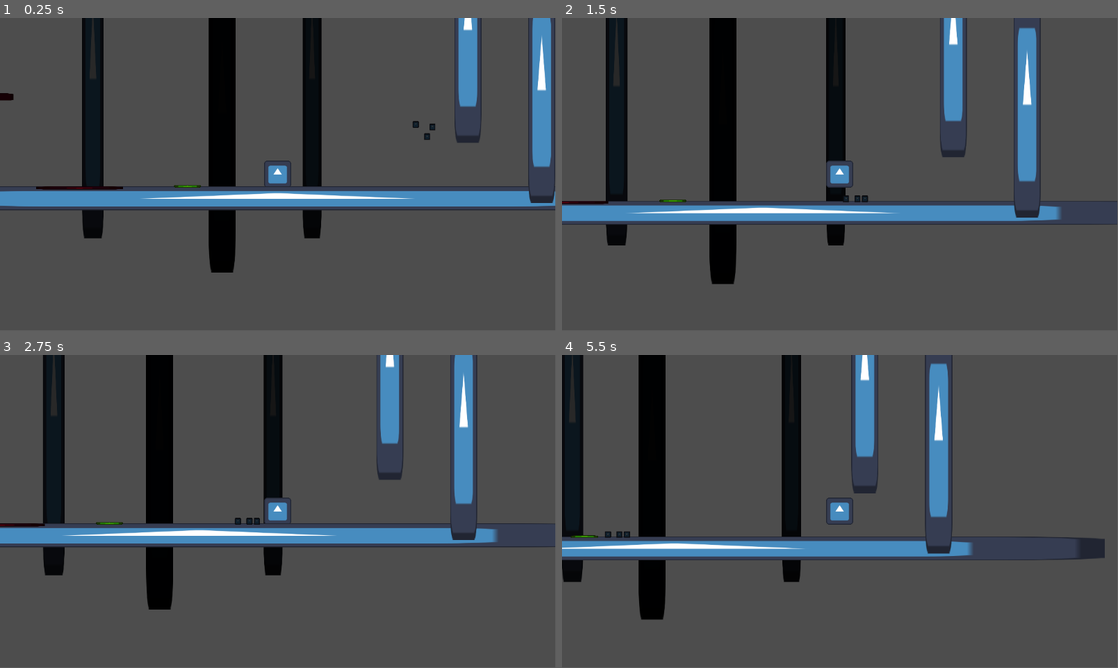
Above: before the commit, frames 1-4 (two rows, left to right).
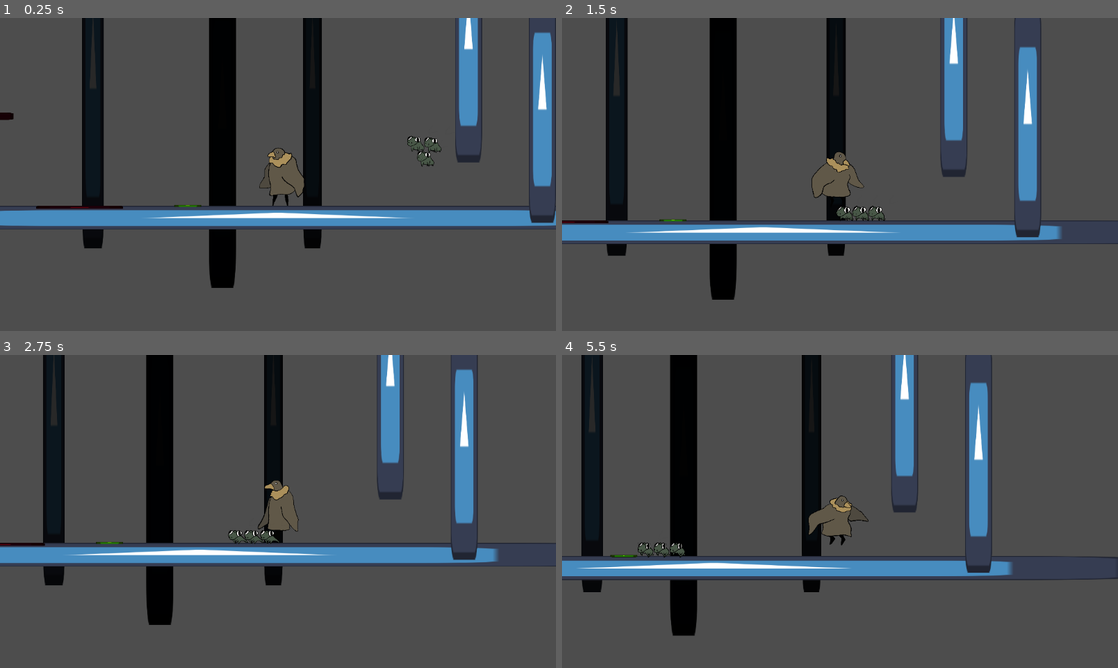
Above: after the commit, the same moments.

Repository: rio85/Ludum_Dare_56_tiny_creatures
Game: Godot game, scene res://lvls/lvl.tscn
Two runs of this game, one before a commit and one after it. Both use one fixed random seed, a clock stepped at 60 frames per second and the inputs below. The engine's default icon, where the game draws it, is replaced by a stand-in: a white triangle on a blue panel in a dark square.
Inputs:
- Up to frame 1 (0.25 s): no input
- Up to frame 2 (1.5 s): hold D (right) from 0.53 s (still down); tap Shift (dash) at 0.6 s; tap Space (jump) at 0.77, 0.8, 1.07, 1.35 s
- Up to frame 3 (2.75 s): tap Space (jump) at 1.52, 1.82, 2.3 s; tap Shift (dash) at 1.55, 2.1 s; release D (right) at 2.03 s; hold A (left) from 2.03 s (still down)
- Up to frame 4 (5.5 s): release A (left) at 2.78 s; hold D (right) 2.78-4.28 s; tap Ctrl (shoot) at 2.85 s; tap Space (jump) at 3.02, 3.32, 3.77, 3.8, 4.07, 4.35, 4.52, 4.82, 5.3 s; tap Shift (dash) at 3.05, 3.6, 4.55, 5.1 s; hold A (left) 4.28-5.03 s; hold D (right) from 5.03 s (still down)
In our replay, the window is 799x449 before the commit and 800x450 after it. These sizes can differ from the game's own. Grey fills any space a smaller window leaves; there, only what the larger window draws over its background counts as a difference.

The runs differ from the first frame. In frame 1, 14% of the frame differs, in the area x 0-100%, y 0-87%; in frame 2, 13%; in frame 3, 13%; in frame 4, 32%, in the area x 0-100%, y 0-90%.

Commit message:
Art Characters Added
added

Diff:
--- a/project.godot
+++ b/project.godot
@@ -15,6 +15,10 @@
 run/main_scene="res://lvls/lvl.tscn"
 config/features=PackedStringArray("4.3", "GL Compatibility")
 config/icon="res://icon.svg"
+
+[display]
+
+window/stretch/mode="viewport"
 
 [input]
 
--- a/scenes/player.tscn
+++ b/scenes/player.tscn
@@ -1,21 +1,147 @@
-[gd_scene load_steps=4 format=3 uid="uid://cj4q8beomru57"]
+[gd_scene load_steps=25 format=3 uid="uid://cj4q8beomru57"]
 
 [ext_resource type="Script" path="res://scripts/player.gd" id="1_l6js5"]
 [ext_resource type="Texture2D" uid="uid://bphfbkrcb6v2m" path="res://icon.svg" id="2_y1oc5"]
+[ext_resource type="Texture2D" uid="uid://c3a67jx34nufk" path="res://art/BirdJump_-6.png" id="3_oh1vu"]
+[ext_resource type="Texture2D" uid="uid://bqbkcj6wuxad5" path="res://art/BirdJump_-7.png" id="4_rtdtx"]
+[ext_resource type="Texture2D" uid="uid://dbt0quqwv8m7b" path="res://art/BirdJump_-1.png" id="5_8jbga"]
+[ext_resource type="Texture2D" uid="uid://b7620ussp15h6" path="res://art/BirdJump_-2.png" id="6_777ww"]
+[ext_resource type="Texture2D" uid="uid://cx2lh74d5tdf2" path="res://art/BirdJump_-3.png" id="7_cy2sr"]
+[ext_resource type="Texture2D" uid="uid://dly3l1dc5ec02" path="res://art/BirdJump_-4.png" id="8_bhrla"]
+[ext_resource type="Texture2D" uid="uid://cvw2ktpqyk6qa" path="res://art/BirdJump_-5.png" id="9_jt7v8"]
+[ext_resource type="Texture2D" uid="uid://c0p5jw5tvyq7j" path="res://art/BirdJump_-8.png" id="10_2y5u8"]
+[ext_resource type="Texture2D" uid="uid://25t6al78jte8" path="res://art/BirdJump_-9.png" id="11_27org"]
+[ext_resource type="Texture2D" uid="uid://dsa3k714fisk8" path="res://art/BirdJump_-10.png" id="12_jeidv"]
+[ext_resource type="Texture2D" uid="uid://e3o8g427ocly" path="res://art/BirdWalk-1.png" id="13_no0yw"]
+[ext_resource type="Texture2D" uid="uid://bukiumbjc2ibl" path="res://art/BirdWalk-2.png" id="14_02bmi"]
+[ext_resource type="Texture2D" uid="uid://d4j0uh3uwsyum" path="res://art/BirdWalk-3.png" id="15_kwqq2"]
+[ext_resource type="Texture2D" uid="uid://c5nn085k6qqpu" path="res://art/BirdWalk-4.png" id="16_dmwsc"]
+[ext_resource type="Texture2D" uid="uid://ludhw8kutoe1" path="res://art/BirdWalk-5.png" id="17_756vh"]
+[ext_resource type="Texture2D" uid="uid://bfbisf2l5hlxr" path="res://art/BirdWalk-6.png" id="18_7upf8"]
+[ext_resource type="Texture2D" uid="uid://dvyqifi64d4cf" path="res://art/BirdWalk-7.png" id="19_j5tde"]
+[ext_resource type="Texture2D" uid="uid://bg2c2gt547icl" path="res://art/BirdWalk-8.png" id="20_vk0kh"]
+[ext_resource type="Texture2D" uid="uid://dgiduan5qtquv" path="res://art/BirdWalk-9.png" id="21_8suio"]
+[ext_resource type="Texture2D" uid="uid://dxasco77remhj" path="res://art/BirdWalk-10.png" id="22_tebqn"]
+
+[sub_resource type="SpriteFrames" id="SpriteFrames_1p5tg"]
+animations = [{
+"frames": [{
+"duration": 1.0,
+"texture": ExtResource("3_oh1vu")
+}, {
+"duration": 1.0,
+"texture": ExtResource("4_rtdtx")
+}],
+"loop": true,
+"name": &"air",
+"speed": 8.0
+}, {
+"frames": [{
+"duration": 1.0,
+"texture": ExtResource("5_8jbga")
+}],
+"loop": true,
+"name": &"idle",
+"speed": 5.0
+}, {
+"frames": [{
+"duration": 1.0,
+"texture": ExtResource("5_8jbga")
+}, {
+"duration": 1.0,
+"texture": ExtResource("6_777ww")
+}, {
+"duration": 1.0,
+"texture": ExtResource("7_cy2sr")
+}, {
+"duration": 1.0,
+"texture": ExtResource("8_bhrla")
+}, {
+"duration": 1.0,
+"texture": ExtResource("9_jt7v8")
+}, {
+"duration": 1.0,
+"texture": ExtResource("3_oh1vu")
+}],
+"loop": false,
+"name": &"jump",
+"speed": 12.0
+}, {
+"frames": [{
+"duration": 1.0,
+"texture": ExtResource("4_rtdtx")
+}, {
+"duration": 1.0,
+"texture": ExtResource("10_2y5u8")
+}, {
+"duration": 1.0,
+"texture": ExtResource("11_27org")
+}, {
+"duration": 1.0,
+"texture": ExtResource("12_jeidv")
+}],
+"loop": false,
+"name": &"jump_down",
+"speed": 12.0
+}, {
+"frames": [{
+"duration": 1.0,
+"texture": ExtResource("13_no0yw")
+}, {
+"duration": 1.0,
+"texture": ExtResource("14_02bmi")
+}, {
+"duration": 1.0,
+"texture": ExtResource("15_kwqq2")
+}, {
+"duration": 1.0,
+"texture": ExtResource("16_dmwsc")
+}, {
+"duration": 1.0,
+"texture": ExtResource("17_756vh")
+}, {
+"duration": 1.0,
+"texture": ExtResource("18_7upf8")
+}, {
+"duration": 1.0,
+"texture": ExtResource("19_j5tde")
+}, {
+"duration": 1.0,
+"texture": ExtResource("20_vk0kh")
+}, {
+"duration": 1.0,
+"texture": ExtResource("21_8suio")
+}, {
+"duration": 1.0,
+"texture": ExtResource("22_tebqn")
+}],
+"loop": true,
+"name": &"walk",
+"speed": 8.0
+}]
 
 [sub_resource type="CapsuleShape2D" id="CapsuleShape2D_6di6s"]
-radius = 57.0
-height = 126.0
+radius = 77.0
+height = 306.0
 
 [node name="player" type="CharacterBody2D"]
 script = ExtResource("1_l6js5")
 
 [node name="Sprite2D" type="Sprite2D" parent="."]
+visible = false
 texture = ExtResource("2_y1oc5")
+
+[node name="AnimatedSprite2D" type="AnimatedSprite2D" parent="."]
+scale = Vector2(0.5, 0.5)
+sprite_frames = SubResource("SpriteFrames_1p5tg")
+animation = &"walk"
+frame_progress = 0.492942
 
 [node name="CollisionShape2D" type="CollisionShape2D" parent="."]
 shape = SubResource("CapsuleShape2D_6di6s")
 
 [node name="Timer_wall" type="Timer" parent="."]
 
+[node name="RayCast2D" type="RayCast2D" parent="."]
+
 [connection signal="timeout" from="Timer_wall" to="." method="_on_timer_wall_timeout"]
--- a/scenes/tiny_creature_script.tscn
+++ b/scenes/tiny_creature_script.tscn
@@ -1,10 +1,55 @@
-[gd_scene load_steps=4 format=3 uid="uid://c6dhkcitl0xqp"]
+[gd_scene load_steps=13 format=3 uid="uid://c6dhkcitl0xqp"]
 
 [ext_resource type="Script" path="res://scripts/tiny_creature.gd" id="1_bx3xu"]
 [ext_resource type="Texture2D" uid="uid://bphfbkrcb6v2m" path="res://icon.svg" id="2_a4hf1"]
+[ext_resource type="Texture2D" uid="uid://b6mxmhokbvwqr" path="res://art/TinycreatureWalk_ 2.png" id="3_sbi8j"]
+[ext_resource type="Texture2D" uid="uid://cfpxg8qxstaqk" path="res://art/TinycreatureWalk_-1.png" id="4_xudg7"]
+[ext_resource type="Texture2D" uid="uid://dqmdqt3fwdugj" path="res://art/TinycreatureWalk_-2.png" id="5_u40mt"]
+[ext_resource type="Texture2D" uid="uid://wghy5dh0bxvc" path="res://art/TinycreatureWalk_-3.png" id="6_fgdv1"]
+[ext_resource type="Texture2D" uid="uid://cln3awpryobn2" path="res://art/TinycreatureWalk_-4.png" id="7_qp35d"]
+[ext_resource type="Texture2D" uid="uid://cnp76cayyylru" path="res://art/TinycreatureWalk_-5.png" id="8_k65i7"]
+[ext_resource type="Texture2D" uid="uid://cmcnhqkcp337e" path="res://art/TinycreatureWalk_-6.png" id="9_dyer6"]
+[ext_resource type="Texture2D" uid="uid://dhpkavc7rxnwx" path="res://art/TinycreatureWalk_-7.png" id="10_ii8r1"]
+
+[sub_resource type="SpriteFrames" id="SpriteFrames_wjk8k"]
+animations = [{
+"frames": [{
+"duration": 1.0,
+"texture": ExtResource("3_sbi8j")
+}],
+"loop": true,
+"name": &"idle",
+"speed": 5.0
+}, {
+"frames": [{
+"duration": 1.0,
+"texture": ExtResource("4_xudg7")
+}, {
+"duration": 1.0,
+"texture": ExtResource("5_u40mt")
+}, {
+"duration": 1.0,
+"texture": ExtResource("6_fgdv1")
+}, {
+"duration": 1.0,
+"texture": ExtResource("7_qp35d")
+}, {
+"duration": 1.0,
+"texture": ExtResource("8_k65i7")
+}, {
+"duration": 1.0,
+"texture": ExtResource("9_dyer6")
+}, {
+"duration": 1.0,
+"texture": ExtResource("10_ii8r1")
+}],
+"loop": true,
+"name": &"walk",
+"speed": 15.0
+}]
 
 [sub_resource type="CircleShape2D" id="CircleShape2D_kjhcg"]
-radius = 15.0
+radius = 35.0571
 
 [node name="tiny_creature" type="CharacterBody2D"]
 collision_layer = 2
@@ -12,9 +57,16 @@
 script = ExtResource("1_bx3xu")
 
 [node name="Sprite2D" type="Sprite2D" parent="."]
+visible = false
 modulate = Color(0.229112, 0.229112, 0.229112, 1)
 scale = Vector2(0.22184, 0.244904)
 texture = ExtResource("2_a4hf1")
 
+[node name="AnimatedSprite2D" type="AnimatedSprite2D" parent="."]
+scale = Vector2(0.5, 0.5)
+sprite_frames = SubResource("SpriteFrames_wjk8k")
+animation = &"idle"
+frame_progress = 0.485323
+
 [node name="CollisionShape2D" type="CollisionShape2D" parent="."]
 shape = SubResource("CircleShape2D_kjhcg")
--- a/scripts/player.gd
+++ b/scripts/player.gd
@@ -21,7 +21,7 @@
 var cut_jump = 100
 var last_dir : float
 
-enum states{move, jump, wall, slide, death}
+enum states{move, jump}
 var state = states.move
 
 var vel : Vector2 = Vector2.ZERO
@@ -36,15 +36,21 @@
 			move(delta)
 		states.jump:
 			jump(delta)
-		states.wall:
-			wall(delta)
+
 
 
 	move_and_slide()
 
 
 func move(delta):
-	print("state move")
+
+	print(velocity.x)
+
+	if Input.get_axis("left","right"):
+		$AnimatedSprite2D.play("walk")
+	else:
+		$AnimatedSprite2D.play("idle")
+
 	if not is_on_floor():
 		state = states.jump
 
@@ -58,8 +64,10 @@
 	if direction:
 		#velocity.x = direction * speed
 		if velocity.x > 0:
+			$AnimatedSprite2D.flip_h = true
 			last_dir = 1
 		elif velocity.x < 0:
+			$AnimatedSprite2D.flip_h = false
 			last_dir = -1
 	#else:
 		#velocity.x = move_toward(velocity.x, 0, speed)
@@ -77,41 +85,19 @@
 	velocity.x -= velocity.x * friction * delta
 	pass
 
-func wall(delta):
-	print("state wall")
-	# Se soltar a tecla volta pra o jump
-
-	if Input.get_axis("left","right") != last_dir or !is_on_wall_only():
-		state = states.jump
-
-	if Input.is_action_just_pressed("jump") and can_jump():
-		velocity.x = 3000 * -Input.get_axis("left","right")
-		$Timer_wall.start(0.3)
-		can_wall = false
-		call_wall_jump()
-
-	velocity = wall_gravity * delta
-
-	if is_on_floor():
-		state = states.move
-	pass
-
-
 func jump(delta):
 	print("state jump")
 	# Volta pra o Move
 	if is_on_floor():
+		$AnimatedSprite2D.play("idle")
 		state = states.move
+
 
 	# Pulo estilo Mario, se o player sobe é uma velocidade, se ele desce é outra
 	if velocity.y < 0:
 		velocity += gravity * delta
 	else:
 		velocity += (gravity * gravity_down) * delta
-		# Chama o wall state
-		if Input.get_axis("left","right") == last_dir and is_on_wall_only() and can_wall:
-			current_jumps += 1
-			state = states.wall
 
 	# Se o player solta o botao ele corta o jump
 	if Input.is_action_just_released("jump"):
@@ -136,6 +122,7 @@
 		call_jump()
 
 func call_jump():
+		$AnimatedSprite2D.play("jump")
 		current_jumps -= 1
 		velocity.y = jump_speed
 		state = states.jump
--- a/scripts/tiny_creature.gd
+++ b/scripts/tiny_creature.gd
@@ -26,9 +26,9 @@
 
 	if Input.is_action_just_pressed("dash"):
 		if state == states.idle:
-			state = states.move
+			change_to_move()
 		elif  state == states.move:
-			state = states.idle
+			change_to_idle()
 
 
 
@@ -41,9 +41,11 @@
 
 
 func change_to_idle():
+	$AnimatedSprite2D.play("idle")
 	state = states.idle
 	pass
 
 func change_to_move():
+	$AnimatedSprite2D.play("walk")
 	state = states.move
 	pass
Binary file added: art/BirdJump_-1.png
Not shown, added: art/BirdJump_-1.png.import
Binary file added: art/BirdJump_-10.png
Not shown, added: art/BirdJump_-10.png.import
Binary file added: art/BirdJump_-2.png
Not shown, added: art/BirdJump_-2.png.import
Binary file added: art/BirdJump_-3.png
Not shown, added: art/BirdJump_-3.png.import
Binary file added: art/BirdJump_-4.png
Not shown, added: art/BirdJump_-4.png.import
Binary file added: art/BirdJump_-5.png
Not shown, added: art/BirdJump_-5.png.import
(and 44 more such lines)
